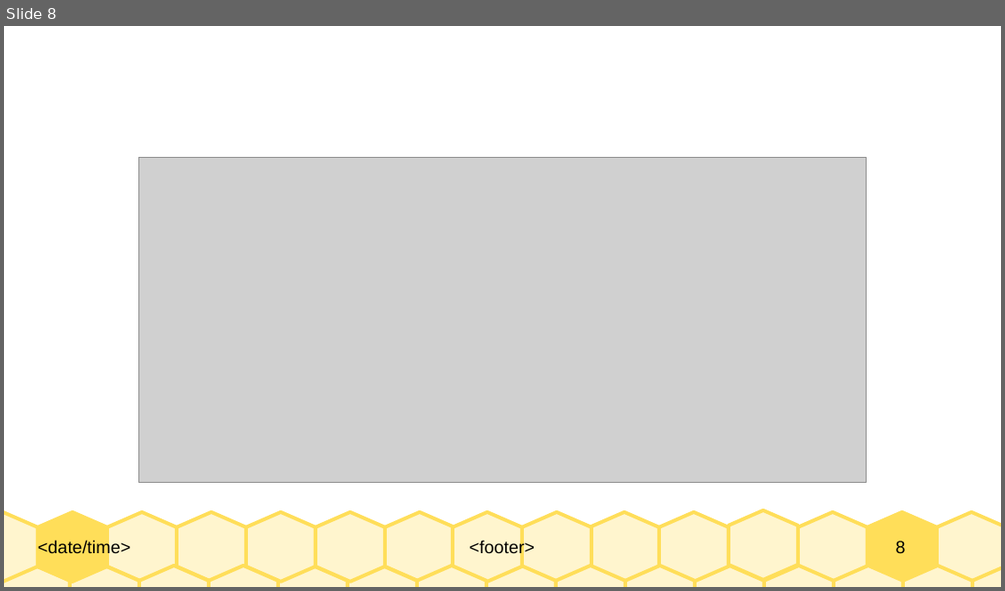
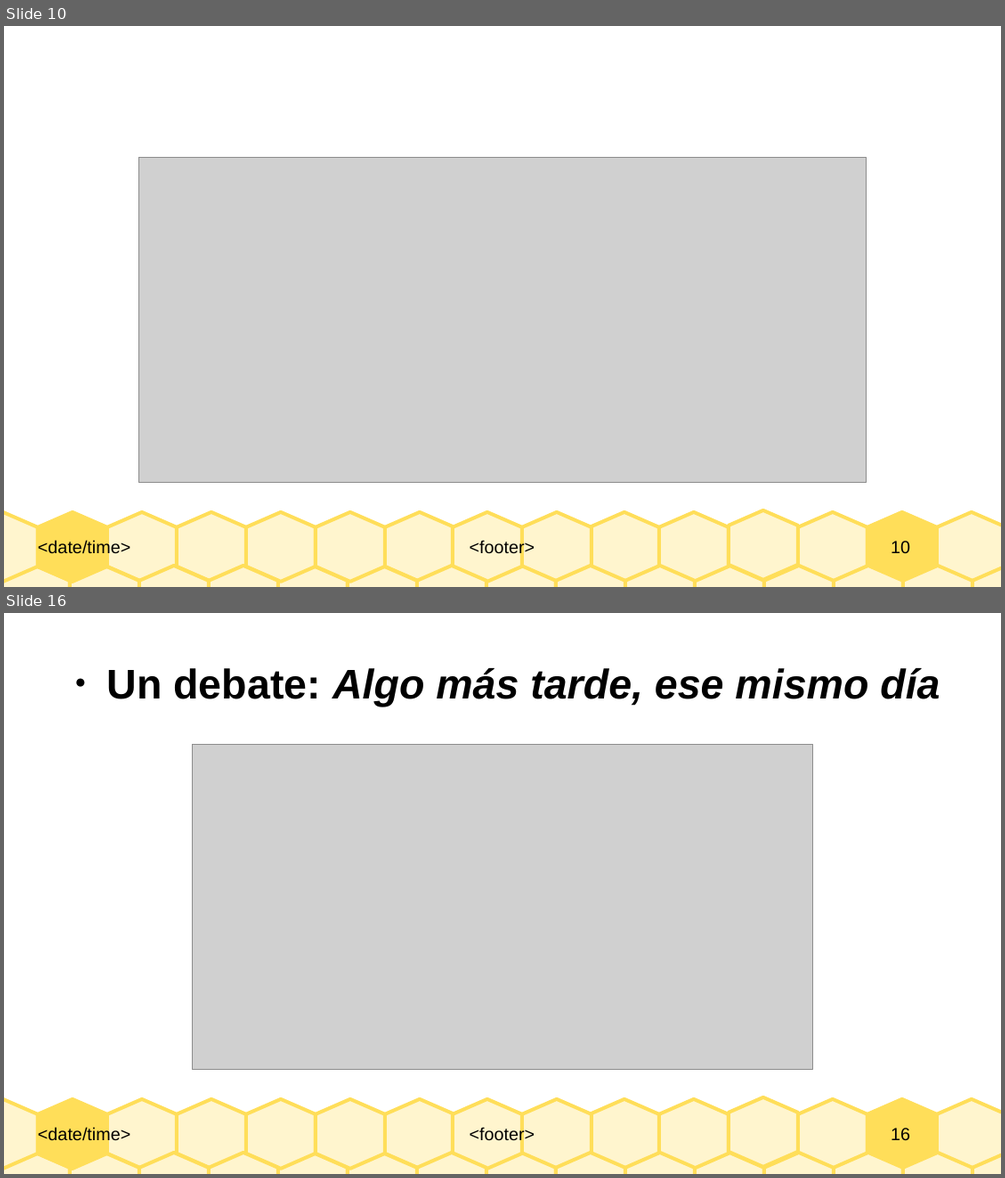
Before and after one commit to david9V/PMDM, a slide deck: backupPenDrive/EIE/qshlmq.odp. Shown one above the other, each under a label of ours: slide 8 before the commit, slides 10 and 16 after it; the slides between them are not shown. The pictures are 1005x591 and 1005x1178 pixels, drawn with LibreOffice and Linux fonts; fonts in the diff are those of the drawing; grey boxes stand for pictures. Boxes give left, top, right and bottom in pixels: in the first picture for what was removed or moved away, otherwise in the second. Text is boxed around its words. In the diff, an @@ line names an element or a change of style, - is before the commit and + after.

```diff
--- a/backupPenDrive/EIE/qshlmq.odp
+++ b/backupPenDrive/EIE/qshlmq.odp
@@ slide 16 added at [4,613,1001,1174], background #FFFFFF; not listed: 33 template elements that a slide beside it also shows @@
@@ title added at [107,668,939,706], 33 pt, text #000000, bold, italic @@
+● Un debate: Algo más tarde, ese mismo día
@@ picture added at [192,744,813,1070] @@
@@ what was slide 8 is now slide 10 @@
@@ page number at [890,540,910,554]: text changed @@
-8
+10
```
Also in this commit, not shown: 8 other slides added, 2 slides removed, 1 other file.
